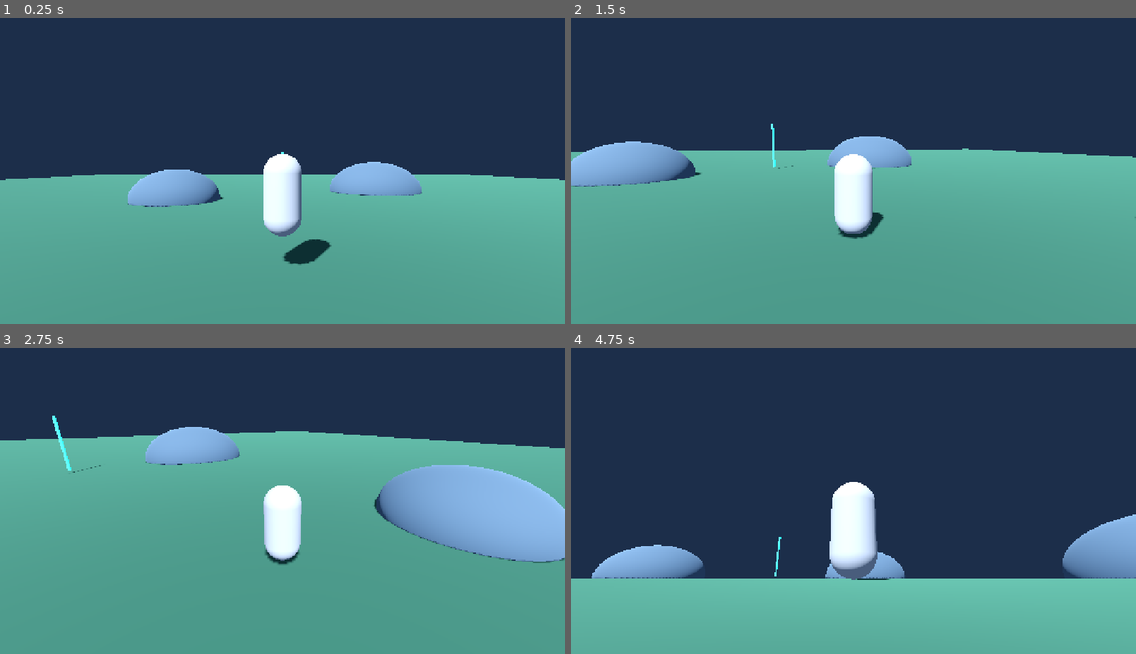
Above: before the commit, frames 1-4 (two rows, left to right).
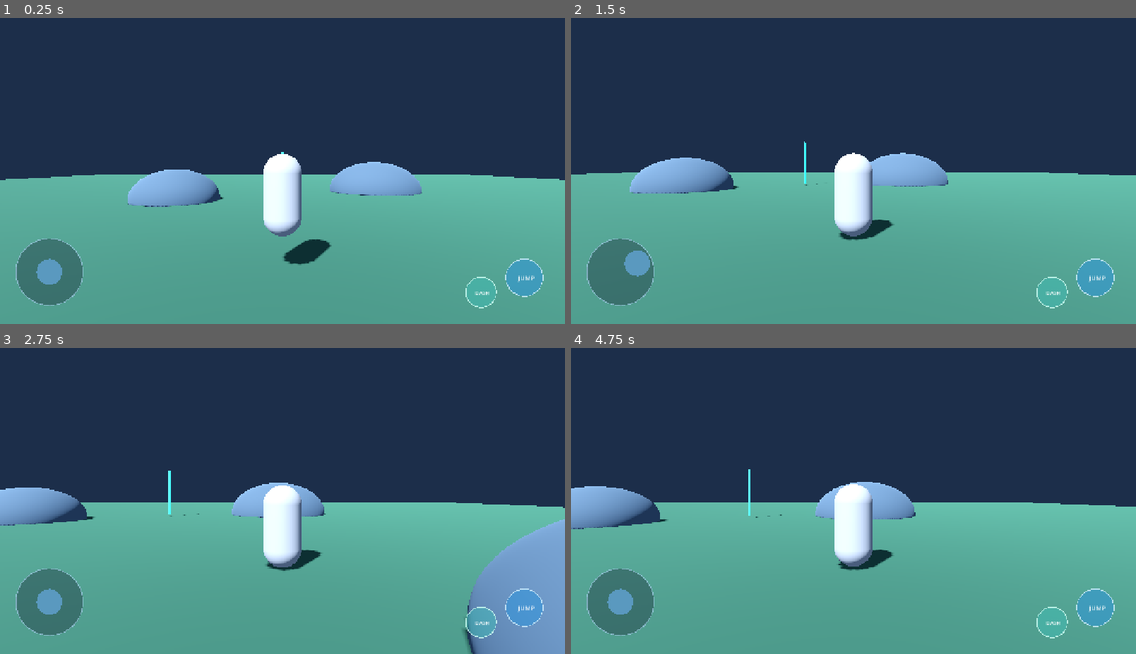
Above: after the commit, the same moments.

Repository: Phantom220-hub/ASTRALIS-RPG
Game: Godot game, scene res://scenes/main/Main.tscn
The game is run twice, just before and just after one commit, with the same random seed, the same clock (stepped at 60 frames per second) and the same inputs.
Inputs (mouse positions are in pixels of both pictures, inside the frame that each line leads up to):
- Up to frame 1 (0.25 s): no input
- Up to frame 2 (1.5 s): tap Enter (ui_accept) at 0.5, 0.77 s; move the mouse to (977, 149) at 0.52 s; hold D (move_right) 0.53-1.25 s; click (977, 149) at 0.67 s; drag from (740, 180) to (825, 229) at 1.27 s
- Up to frame 3 (2.75 s): move the mouse to (339, 424) at 2.02 s; hold D (move_right) from 2.03 s (still down)
- Up to frame 4 (4.75 s): release D (move_right) at 2.75 s; drag from (825, 559) to (684, 448) at 2.77 s; move the mouse to (1023, 543) at 3.52 s; hold A (move_left) 3.53-4.25 s; tap Enter (ui_accept) at 3.77 s; drag from (684, 448) to (768, 415) at 4.27 s

The runs differ from the first frame. In frame 1, 2.8% of the frame differs, in the area x 2-97%, y 72-95%; in frame 2, 13%; in frame 3, 35%, in the area x 0-100%, y 22-100%; in frame 4, 34%.

Commit message:
Attach mobile touch controls to main scene

Diff:
--- a/scenes/main/Main.tscn
+++ b/scenes/main/Main.tscn
@@ -1,6 +1,7 @@
-[gd_scene load_steps=3 format=3]
+[gd_scene load_steps=4 format=3]
 
 [ext_resource type="Script" path="res://scripts/world/world_bootstrap.gd" id="1_boot"]
+[ext_resource type="Script" path="res://scripts/ui/mobile_controls.gd" id="2_controls"]
 
 [sub_resource type="Environment" id="Environment_world"]
 background_mode = 1
@@ -22,3 +23,14 @@
 shadow_enabled = true
 
 [node name="World" type="Node3D" parent="."]
+
+[node name="MobileControlsLayer" type="CanvasLayer" parent="."]
+
+[node name="MobileControls" type="Control" parent="MobileControlsLayer"]
+layout_mode = 3
+anchors_preset = 15
+anchor_right = 1.0
+anchor_bottom = 1.0
+grow_horizontal = 2
+grow_vertical = 2
+script = ExtResource("2_controls")
